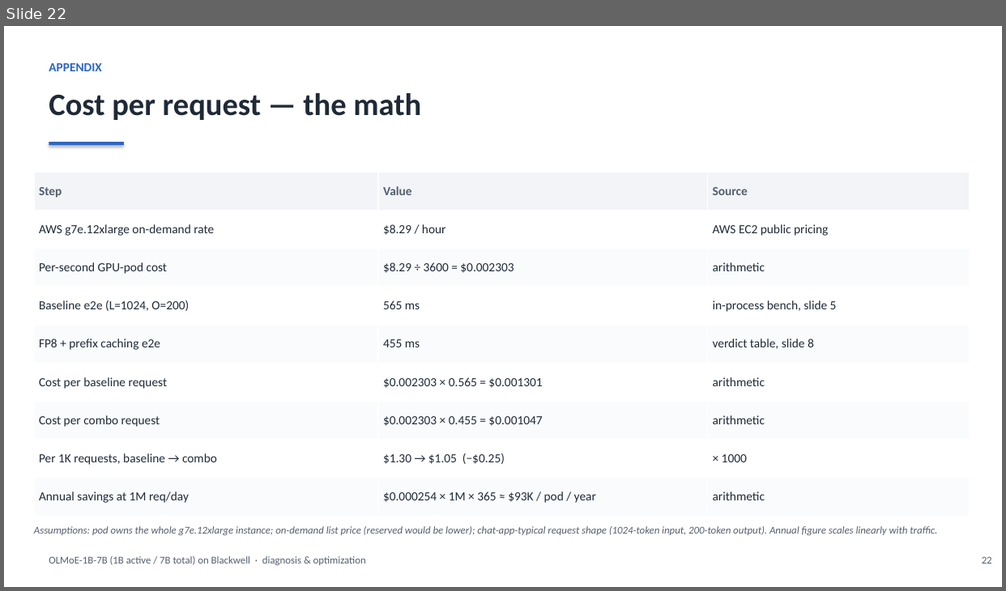
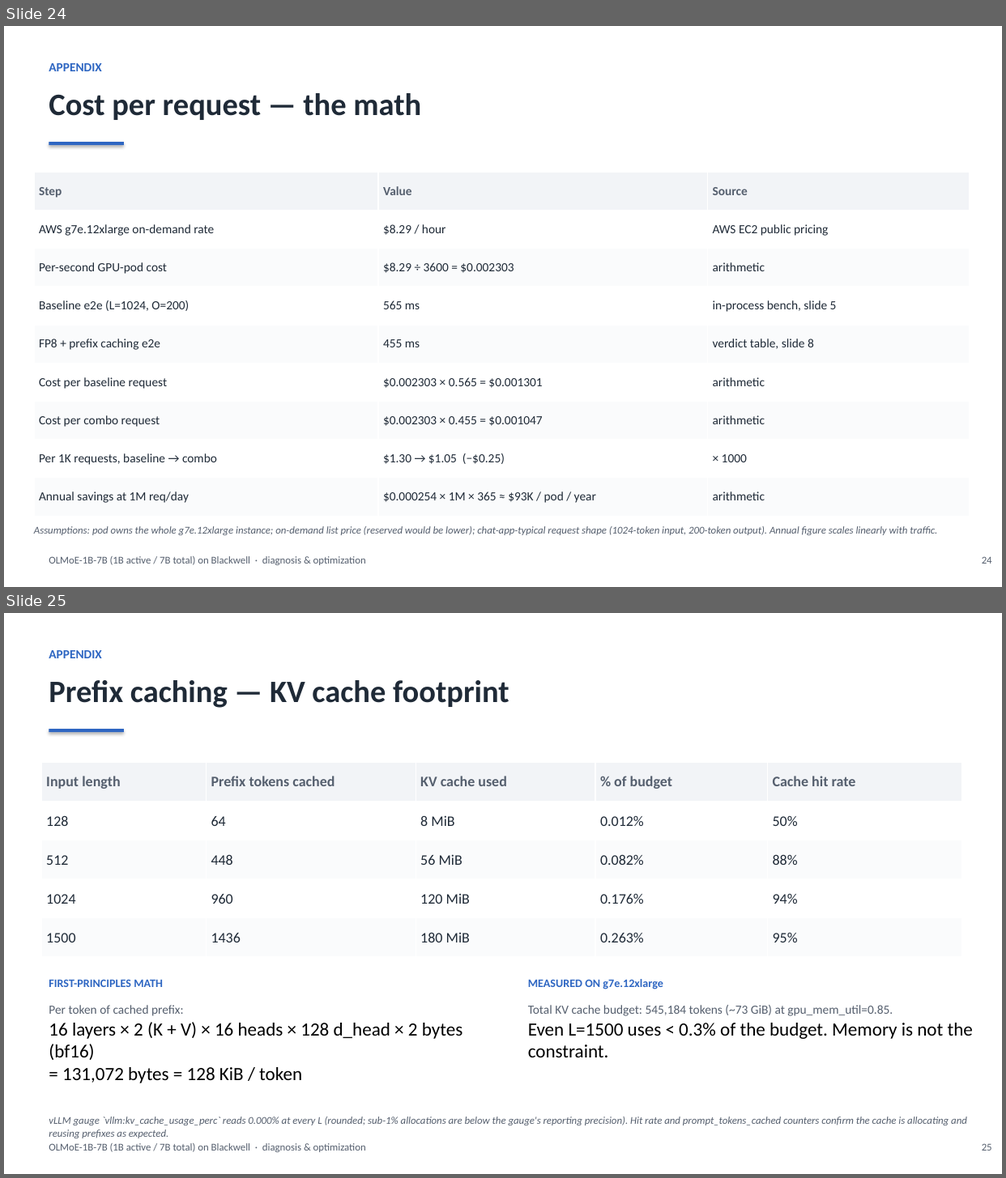
Before and after one commit to harishvs/moe-inference-optimize, a slide deck: talk/deck.pptx. Shown one above the other, each under a label of ours: slide 22 before the commit, slides 24 and 25 after it. The pictures are 1006x591 and 1006x1178 pixels, drawn with LibreOffice and Linux fonts; fonts in the diff are those of the drawing. Boxes give left, top, right and bottom in pixels: in the first picture for what was removed or moved away, otherwise in the second. Text is boxed around its words. In the diff, an @@ line names an element or a change of style, - is before the commit and + after.

```diff
--- a/talk/deck.pptx
+++ b/talk/deck.pptx
@@ slide 25 added at (x1=4, y1=613, x2=1002, y2=1174), background #FFFFFF @@
@@ text added at (x1=49, y1=650, x2=102, y2=658), 12 pt, text #2E66C2, bold @@
+APPENDIX
@@ text added at (x1=49, y1=680, x2=509, y2=708), 30 pt, text #1F2A37, bold @@
+Prefix caching — KV cache footprint
@@ rectangle added at (x1=49, y1=729, x2=124, y2=732), fill #2E66C2 @@
@@ table added at (x1=41, y1=763, x2=962, y2=957), 5 rows, 5 columns @@
+Input length | Prefix tokens cached | KV cache used | % of budget | Cache hit rate
+128 | 64 | 8 MiB | 0.012% | 50%
+512 | 448 | 56 MiB | 0.082% | 88%
+1024 | 960 | 120 MiB | 0.176% | 94%
+1500 | 1436 | 180 MiB | 0.263% | 95%
@@ text added at (x1=49, y1=979, x2=163, y2=987), 11 pt, text #2E66C2, bold @@
+FIRST-PRINCIPLES MATH
@@ text added at (x1=528, y1=979, x2=663, y2=990), 11 pt, text #2E66C2, bold @@
+MEASURED ON g7e.12xlarge
@@ text added at (x1=49, y1=1005, x2=463, y2=1084), 18 pt, text #000000 @@
+Per token of cached prefix:
+16 layers × 2 (K + V) × 16 heads × 128 d_head × 2 bytes (bf16)
+= 131,072 bytes = 128 KiB / token
@@ text added at (x1=528, y1=1005, x2=973, y2=1058), 12 pt, text #555F6E @@
+Total KV cache budget: 545,184 tokens (~73 GiB) at gpu_mem_util=0.85.
+Even L=1500 uses < 0.3% of the budget. Memory is not the constraint.
@@ text added at (x1=49, y1=1117, x2=967, y2=1139), 10 pt, text #555F6E, italic @@
+vLLM gauge `vllm:kv_cache_usage_perc` reads 0.000% at every L (rounded; sub-1% allocations are below the gauge's reporting precision). Hit rate and prompt_tokens_cached counters confirm the cache is allocating and reusing prefixes as expected.
@@ text added at (x1=49, y1=1144, x2=366, y2=1152), 10 pt, text #555F6E @@
+OLMoE-1B-7B (1B active / 7B total) on Blackwell · diagnosis & optimization
@@ text added at (x1=982, y1=1144, x2=992, y2=1151), 10 pt, text #555F6E @@
+25
@@ what was slide 22 is now slide 24 @@
@@ slide 24 changed as well @@
@@ text at (x1=982, y1=557, x2=992, y2=564): text changed @@
-22
+24
```
Also in this commit, not shown: 15 other slides changed, 2 other slides added, 6 other files.
